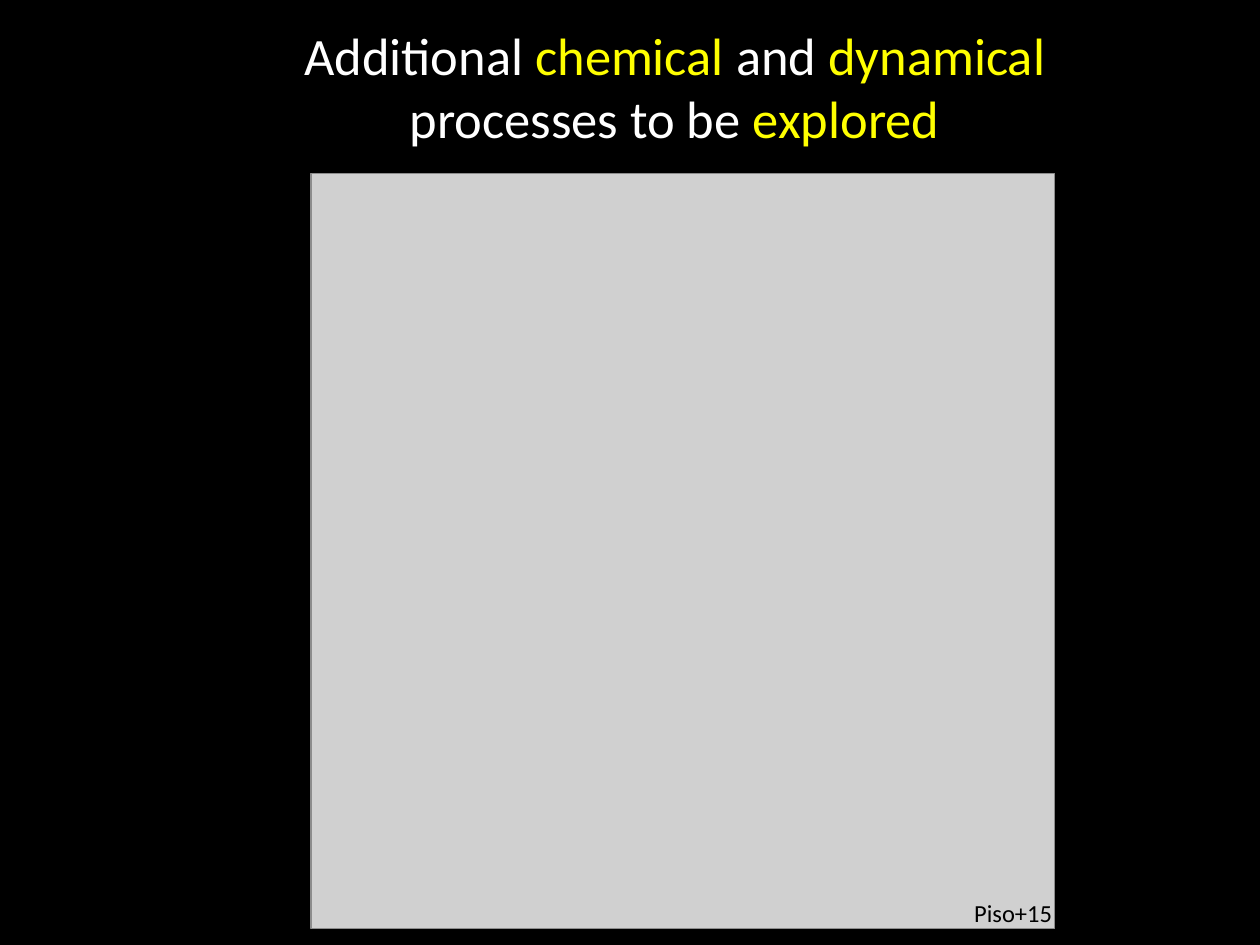
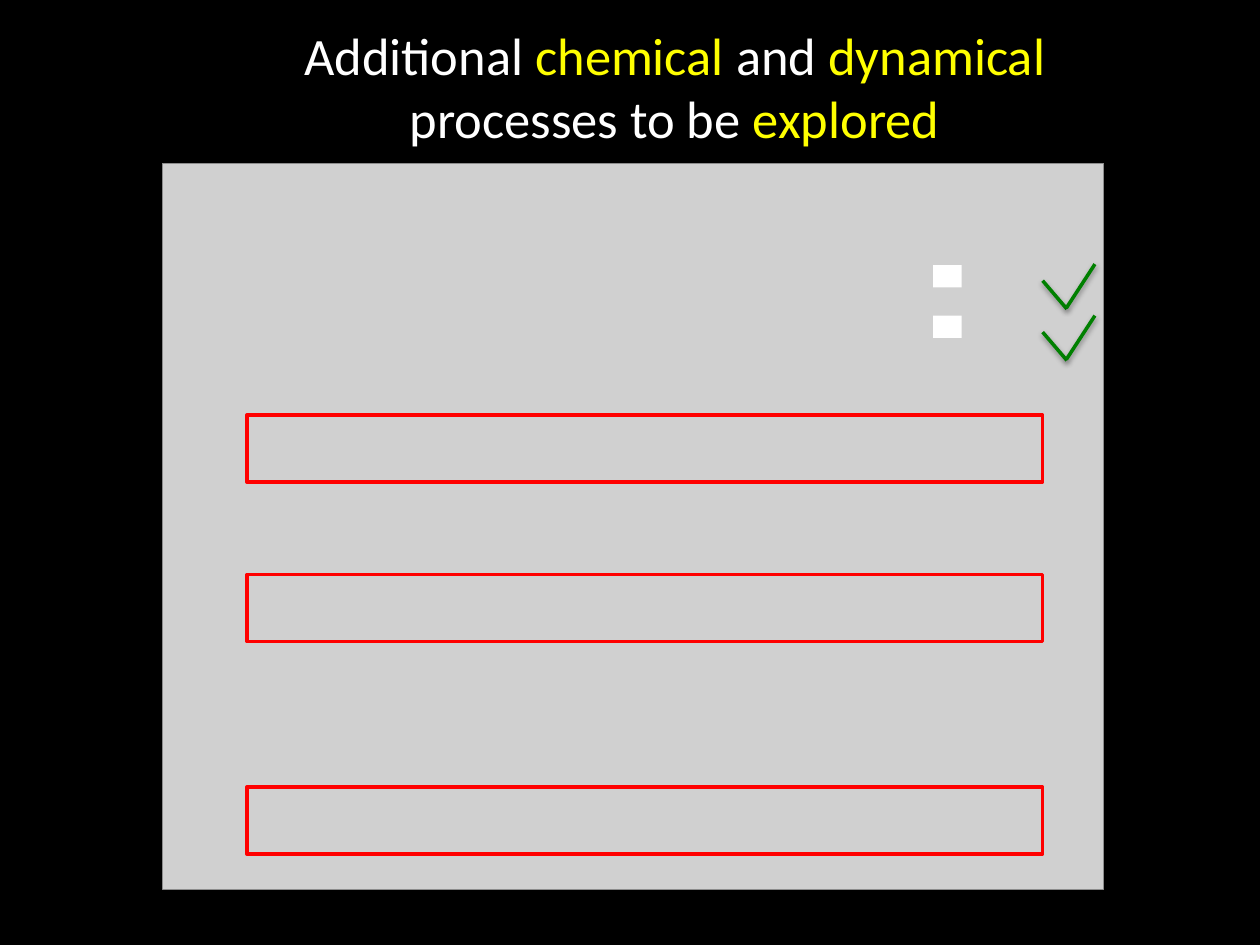
Before and after one commit to apiso/Thesis, a slide deck: slide 50 of slides/CIPS_talk.pptx. Drawn at 1260x945 pixels with LibreOffice and Linux fonts; fonts in the diff are those of the drawing; grey boxes stand for pictures. Boxes give left, top, right and bottom in pixels: in the first picture for what was removed or moved away, otherwise in the second. Text is boxed around its words. In the diff, an @@ line names an element or a change of style, - is before the commit and + after.

```diff
--- a/slides/CIPS_talk.pptx
+++ b/slides/CIPS_talk.pptx
@@ picture: place and size @@
-picture at bbox=[311, 174, 1055, 929]
+picture at bbox=[163, 164, 1104, 890]
@@ rectangle added at bbox=[934, 265, 963, 287], fill #FFFFFF @@
@@ line added from (1066, 307) to (1095, 265), #008000 2 pt @@
@@ line added from (1042, 281) to (1067, 309), #008000 2 pt @@
@@ rectangle added at bbox=[934, 316, 963, 339], fill #FFFFFF @@
@@ line added from (1066, 359) to (1095, 316), #008000 2 pt @@
@@ line added from (1042, 333) to (1067, 360), #008000 2 pt @@
@@ rectangle added at bbox=[247, 415, 1042, 481], outline #FF0000 2 pt @@
@@ rectangle added at bbox=[247, 575, 1042, 641], outline #FF0000 2 pt @@
@@ rectangle added at bbox=[247, 788, 1042, 854], outline #FF0000 2 pt @@
@@ text removed at bbox=[974, 905, 1052, 922] @@
-Piso+15
```
Also in this commit, not shown: 4 other slides changed, 8 other files.
